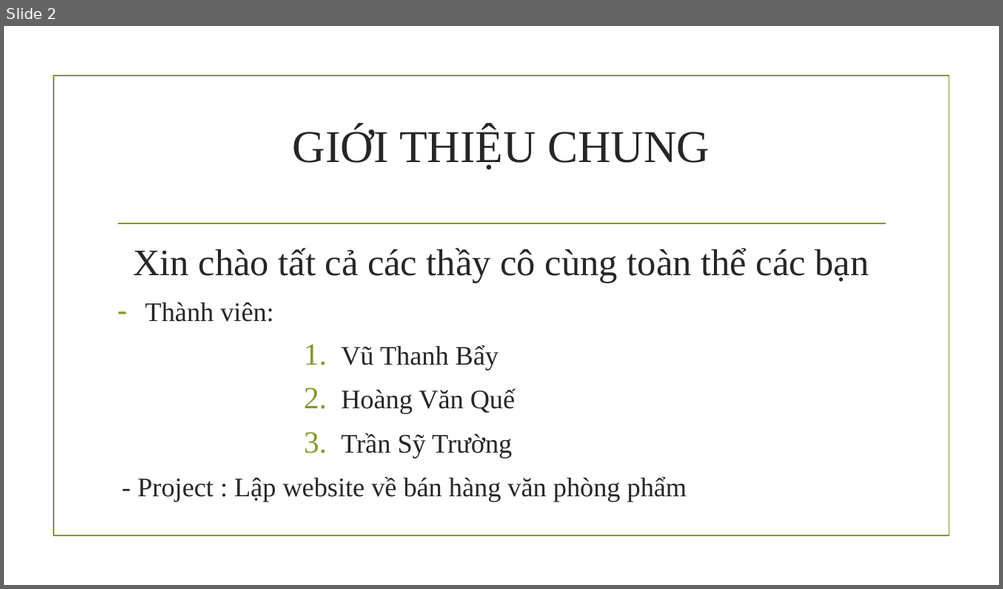
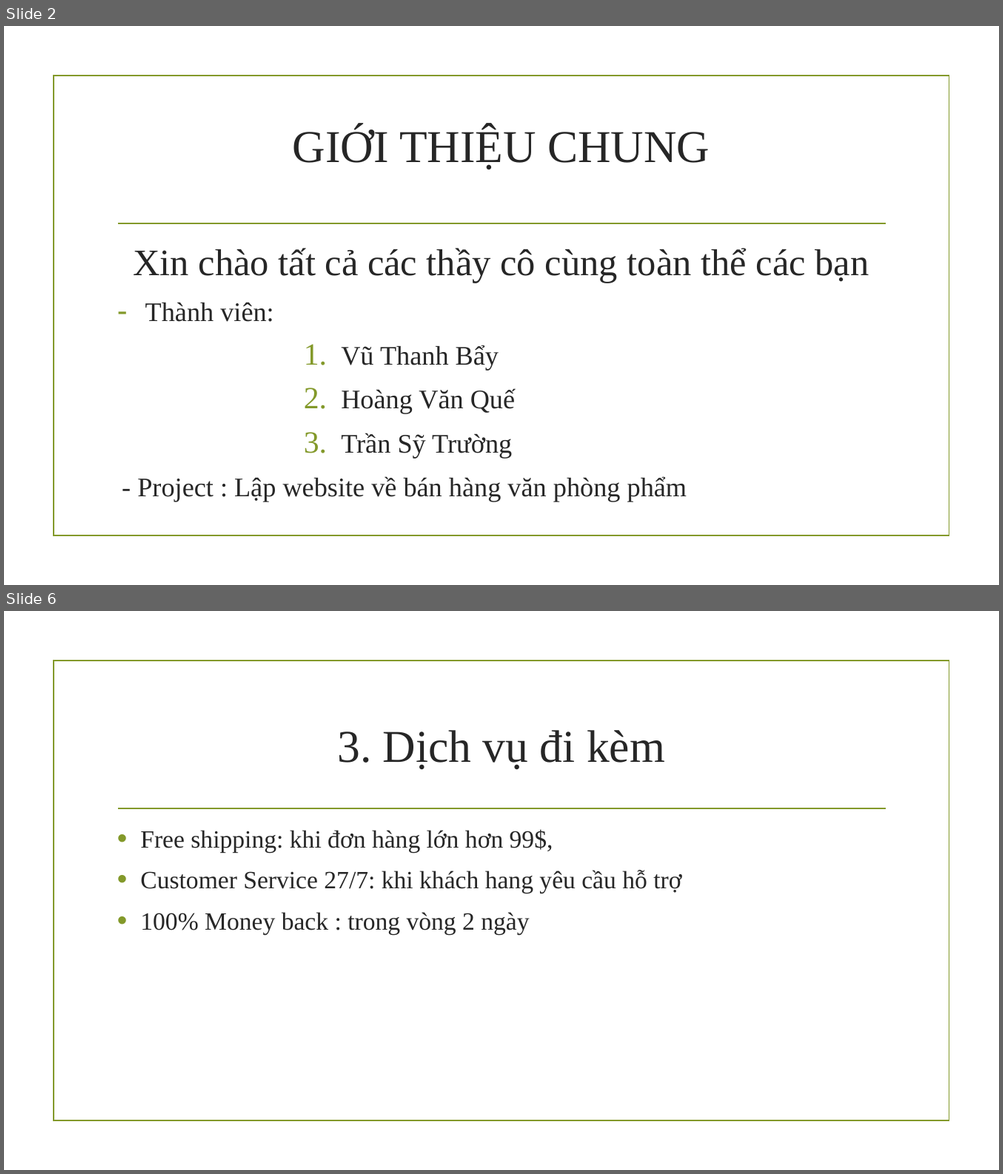
Before and after one commit to oanhbt/T1804E-UNIVERSAL_STATIONARY, a slide deck: sline.pptx. Shown one above the other, each under a label of ours: slide 2 before the commit, slides 2 and 6 after it; the slides between them are not shown. The pictures are 1003x589 and 1003x1174 pixels, drawn with LibreOffice and Linux fonts; fonts in the diff are those of the drawing; background and template pictures are left out. Boxes give left, top, right and bottom in pixels: in the first picture for what was removed or moved away, otherwise in the second. Text is boxed around its words. In the diff, an @@ line names an element or a change of style, - is before the commit and + after.

```diff
--- a/sline.pptx
+++ b/sline.pptx
@@ slide 6 added at [4, 611, 999, 1170], background picture (left out); not listed: 2 template elements that a slide beside it also shows @@
@@ title added at [337, 730, 665, 769], 44 pt, text #262626 @@
+3. Dịch vụ đi kèm
@@ text added at [140, 829, 681, 934], 24 pt, text #262626 @@
+• Free shipping: khi đơn hàng lớn hơn 99$,
+• Customer Service 27/7: khi khách hang yêu cầu hỗ trợ
+• 100% Money back : trong vòng 2 ngày
```
Also in this commit, not shown: 4 slides changed, 2 other slides added, 2 slides removed, 2 other files.
